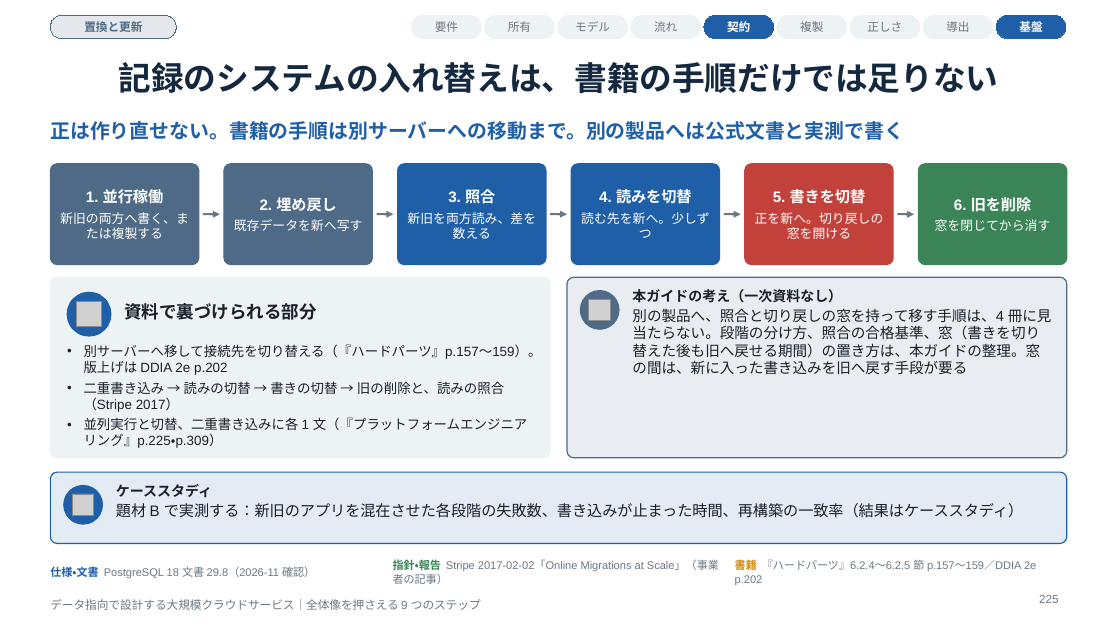
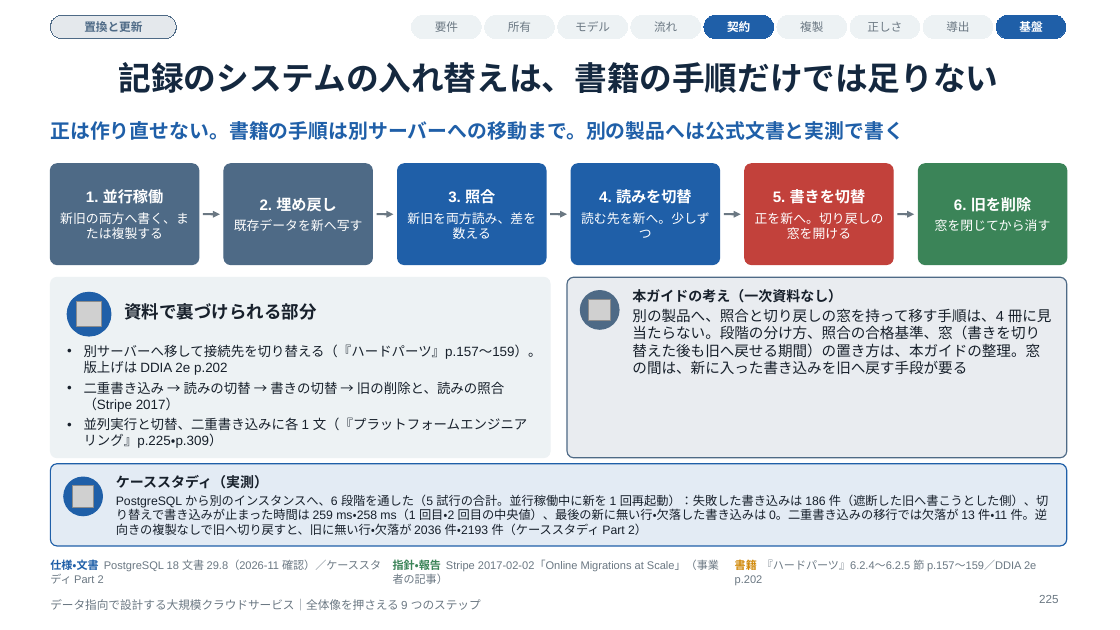
Before and after one commit to Takenori-Kusaka/data-intensive-design-guide, a slide deck: slide 225 of slides/data-intensive-design-guide.pptx. Drawn at 1120x630 pixels with LibreOffice and Linux fonts; fonts in the diff are those of the drawing; grey boxes stand for pictures. Boxes give left, top, right and bottom in pixels: in the first picture for what was removed or moved away, otherwise in the second. Text is boxed around its words. In the diff, an @@ line names an element or a change of style, - is before the commit and + after.

```diff
--- a/slides/data-intensive-design-guide.pptx
+++ b/slides/data-intensive-design-guide.pptx
@@ rounded rectangle: place and size @@
-rounded rectangle at <box>50,472,1067,544</box>
+rounded rectangle at <box>50,464,1067,546</box>
@@ rounded rectangle at <box>50,464,1067,546</box>: proportions changed @@
@@ ellipse: place and size @@
-ellipse at <box>64,486,103,524</box>
+ellipse at <box>64,477,103,516</box>
@@ text at <box>116,475,1048,535</box>: text changed; size 13 to 10.5 pt @@
-ケーススタディ
-題材 B で実測する：新旧のアプリを混在させた各段階の失敗数、書き込みが止まった時間、再構築の一致率（結果はケーススタディ）
+ケーススタディ（実測）
+PostgreSQL から別のインスタンスへ、6 段階を通した（5 試行の合計。並行稼働中に新を 1 回再起動）：失敗した書き込みは 186 件（遮断した旧へ書こうとした側）、切り替えで書き込みが止まった時間は 259 ms・258 ms（1 回目・2 回目の中央値）、最後の新に無い行・欠落した書き込みは 0。二重書き込みの移行では欠落が 13 件・11 件。逆向きの複製なしで旧へ切り戻すと、旧に無い行・欠落が 2036 件・2193 件（ケーススタディ Part 2）
@@ picture: place and size @@
-picture at <box>72,494,94,516</box>
+picture at <box>72,486,94,507</box>
@@ text at <box>50,559,381,584</box>: text changed @@
-仕様・文書 PostgreSQL 18 文書 29.8（2026-11 確認）
+仕様・文書 PostgreSQL 18 文書 29.8（2026-11 確認）／ケーススタディ Part 2
```
Also in this commit, not shown: 48 other slides changed, 54 other files.
